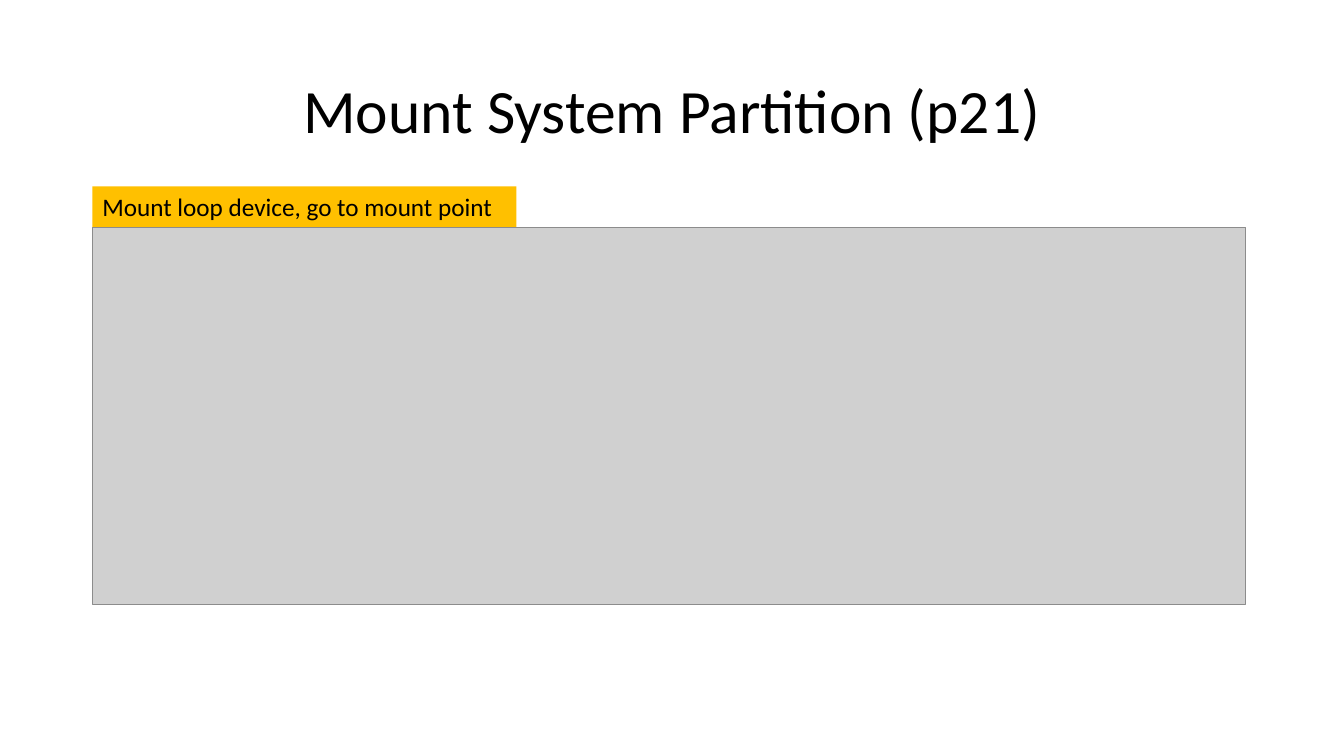
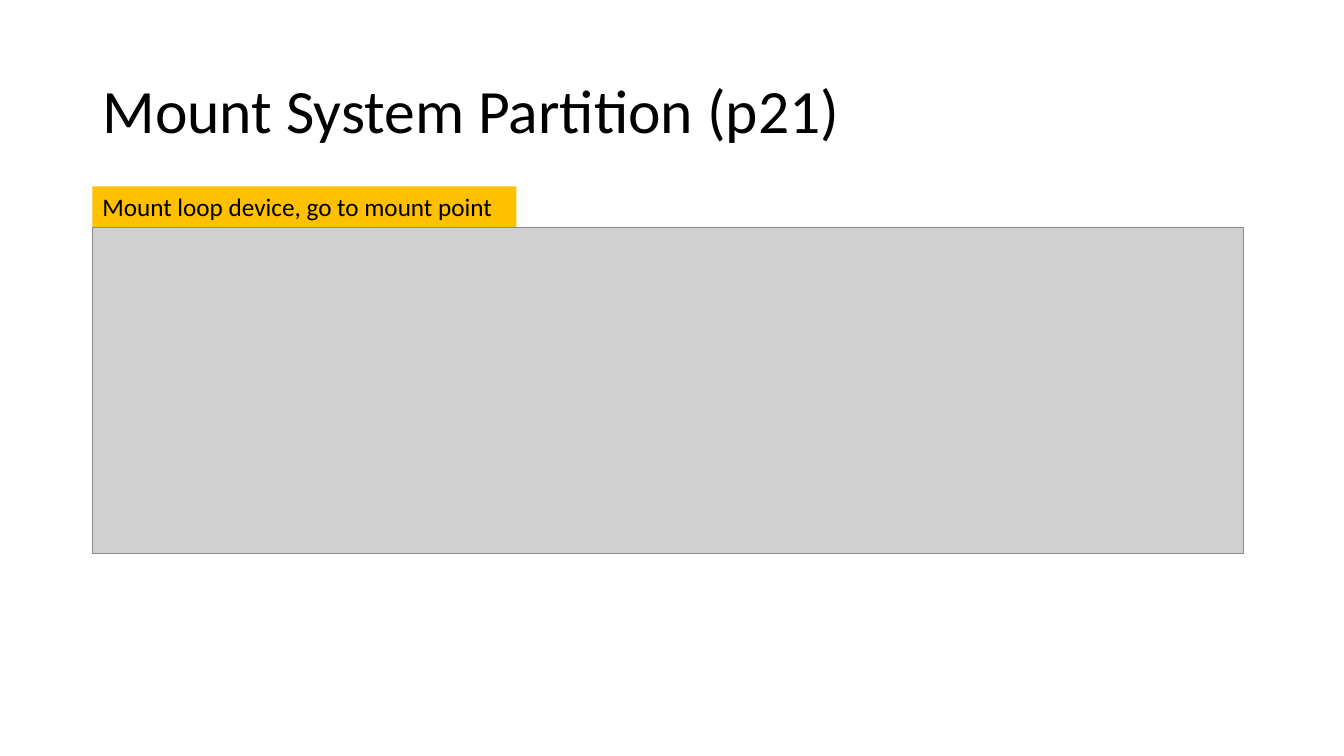
Before and after one commit to frankwxu/digital-forensics-lab, a slide deck: slide 19 of Echo_Device/ppts/3_Image_Acquisition_and_Mounting.pptx (slide 16 before the commit). Drawn at 1344x756 pixels with LibreOffice and Linux fonts; fonts in the diff are those of the drawing; grey boxes stand for pictures; background and template pictures are left out. Boxes give left, top, right and bottom in pixels: in the first picture for what was removed or moved away, otherwise in the second. Text is boxed around its words. In the diff, an @@ line names an element or a change of style, - is before the commit and + after.

```diff
--- a/Echo_Device/ppts/3_Image_Acquisition_and_Mounting.pptx
+++ b/Echo_Device/ppts/3_Image_Acquisition_and_Mounting.pptx
@@ title "Mount System Partition (p21)" at <box>102,88,839,143</box>: alignment centre to left @@
@@ picture: place and size @@
-picture at <box>93,227,1246,604</box>
+picture at <box>93,227,1244,554</box>
```
Also in this commit, not shown: 9 other slides changed, 5 slides added, 1 slide removed, 3 other files.
